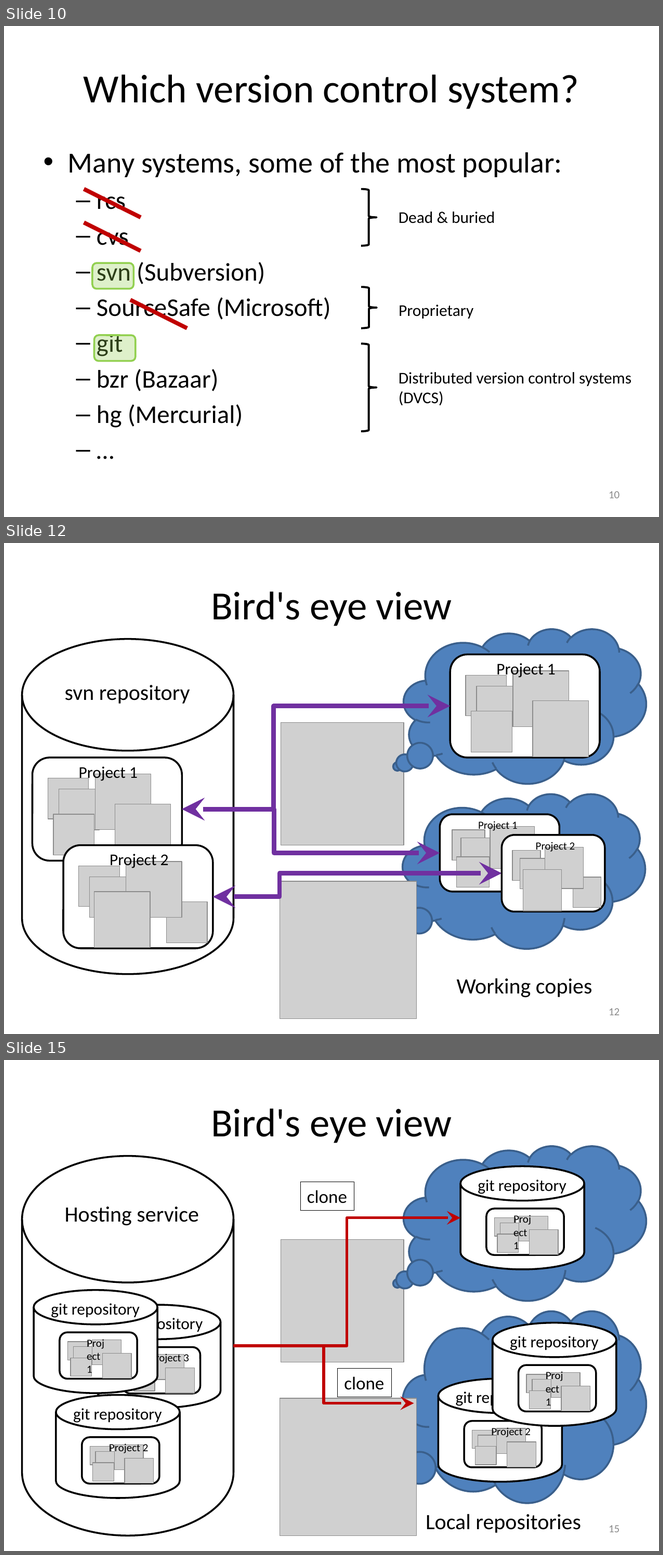
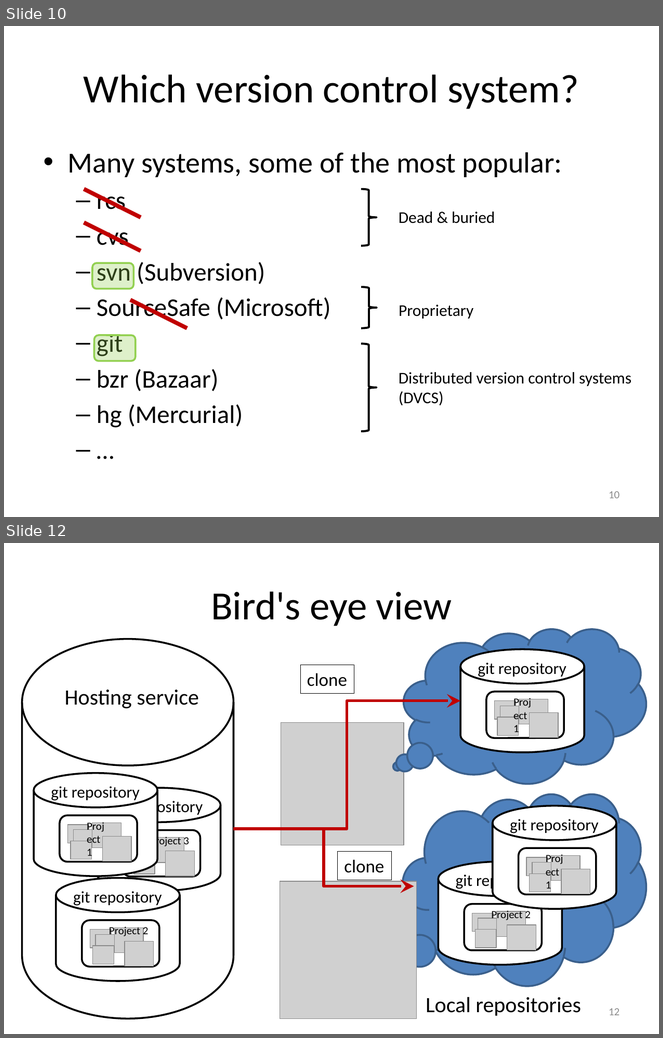
Before and after one commit to gjbex/Version-control-with-git, a slide deck: version_control_git.pptx. Shown one above the other, each under a label of ours: slides 10, 12 and 15 before the commit, slides 10 and 12 after it; the slides between them are not shown. The pictures are 663x1555 and 663x1038 pixels, drawn with LibreOffice and Linux fonts; fonts in the diff are those of the drawing; grey boxes stand for pictures. Boxes give left, top, right and bottom in pixels: in the first picture for what was removed or moved away, otherwise in the second. Text is boxed around its words. In the diff, an @@ line names an element or a change of style, - is before the commit and + after.

```diff
--- a/version_control_git.pptx
+++ b/version_control_git.pptx
@@ slide 12 removed at <box>4,543,659,1034</box>, background #FFFFFF @@
@@ title removed at <box>211,591,452,626</box> @@
-Bird's eye view
@@ thought cloud removed at <box>404,629,646,783</box> @@
@@ cylinder removed at <box>22,639,234,975</box> @@
@@ text removed at <box>65,685,190,704</box> @@
-svn repository
@@ group removed at <box>182,654,599,809</box>: 5 pictures, 1 rounded rectangle, 1 text, 1 elbow double arrow @@
-Project 1
@@ picture removed at <box>281,722,404,846</box> @@
@@ group removed at <box>32,758,181,861</box>: 5 pictures, 1 rounded rectangle, 1 text @@
-Project 1
@@ thought cloud removed at <box>403,794,646,949</box> @@
@@ group removed at <box>182,809,559,891</box>: 4 pictures, 1 rounded rectangle, 1 text, 1 elbow double arrow @@
-Project 1
@@ group removed at <box>64,846,213,949</box>: 5 pictures, 1 rounded rectangle, 1 text @@
-Project 2
@@ group removed at <box>213,835,605,912</box>: 5 pictures, 1 elbow double arrow, 1 rounded rectangle, 1 text @@
-Project 2
@@ picture removed at <box>280,882,416,1019</box> @@
@@ text removed at <box>457,978,593,998</box> @@
-Working copies
@@ page number removed at <box>609,1008,620,1016</box> @@
-12
@@ what was slide 15 is now slide 12 @@
@@ page number at <box>609,1008,620,1016</box>: text changed @@
-15
+12
```
Also in this commit, not shown: 1 slide changed, 3 other slides removed.
